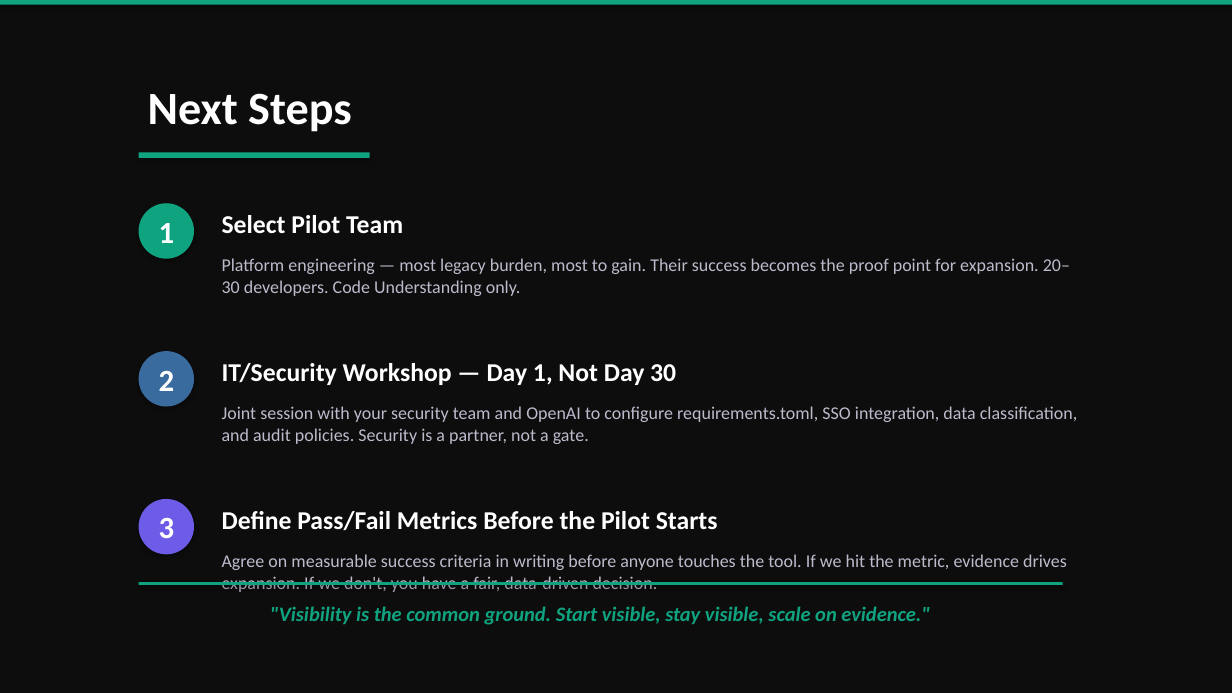
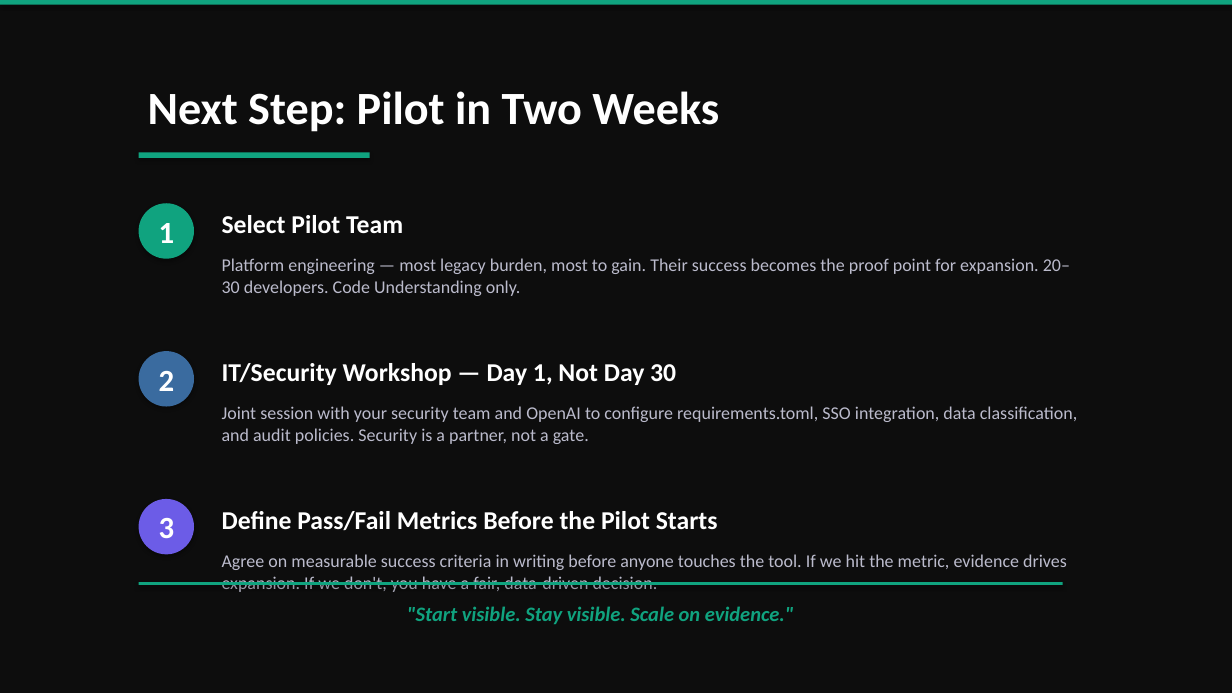
Before and after one commit to pretendhome/enablement, a slide deck: slide 7 of codex/codex_enablement_v2.pptx. Drawn at 1232x693 pixels with LibreOffice and Linux fonts; fonts in the diff are those of the drawing. Boxes give left, top, right and bottom in pixels: in the first picture for what was removed or moved away, otherwise in the second. Text is boxed around its words. In the diff, an @@ line names an element or a change of style, - is before the commit and + after.

```diff
--- a/codex/codex_enablement_v2.pptx
+++ b/codex/codex_enablement_v2.pptx
@@ text at [148,91,719,132]: text changed @@
-Next Steps
+Next Step: Pilot in Two Weeks
@@ text at [407,606,794,624]: text changed @@
-"Visibility is the common ground. Start visible, stay visible, scale on evidence."
+"Start visible. Stay visible. Scale on evidence."
```
Also in this commit, not shown: 5 other slides changed, 6 other files.
